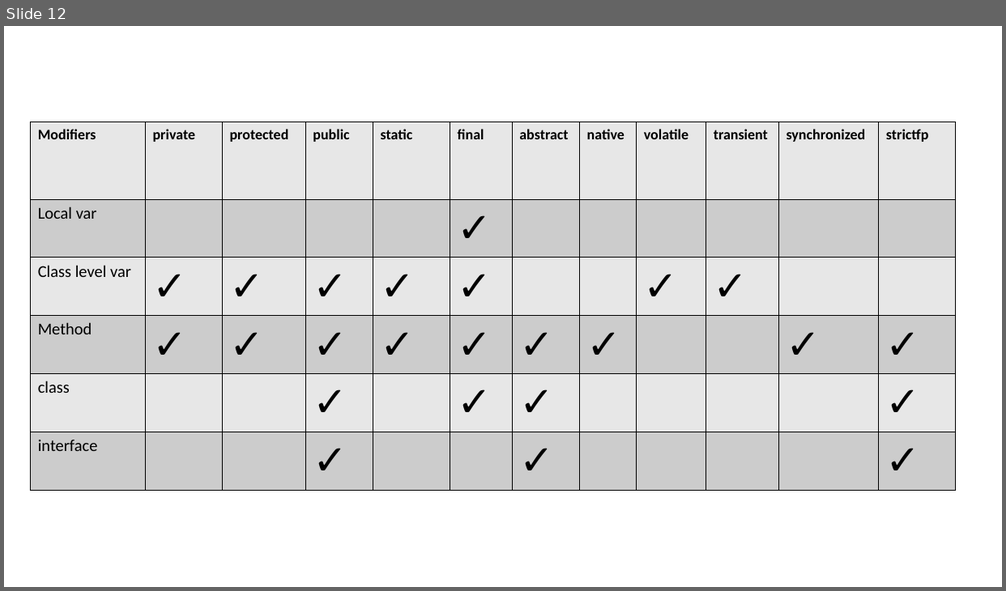
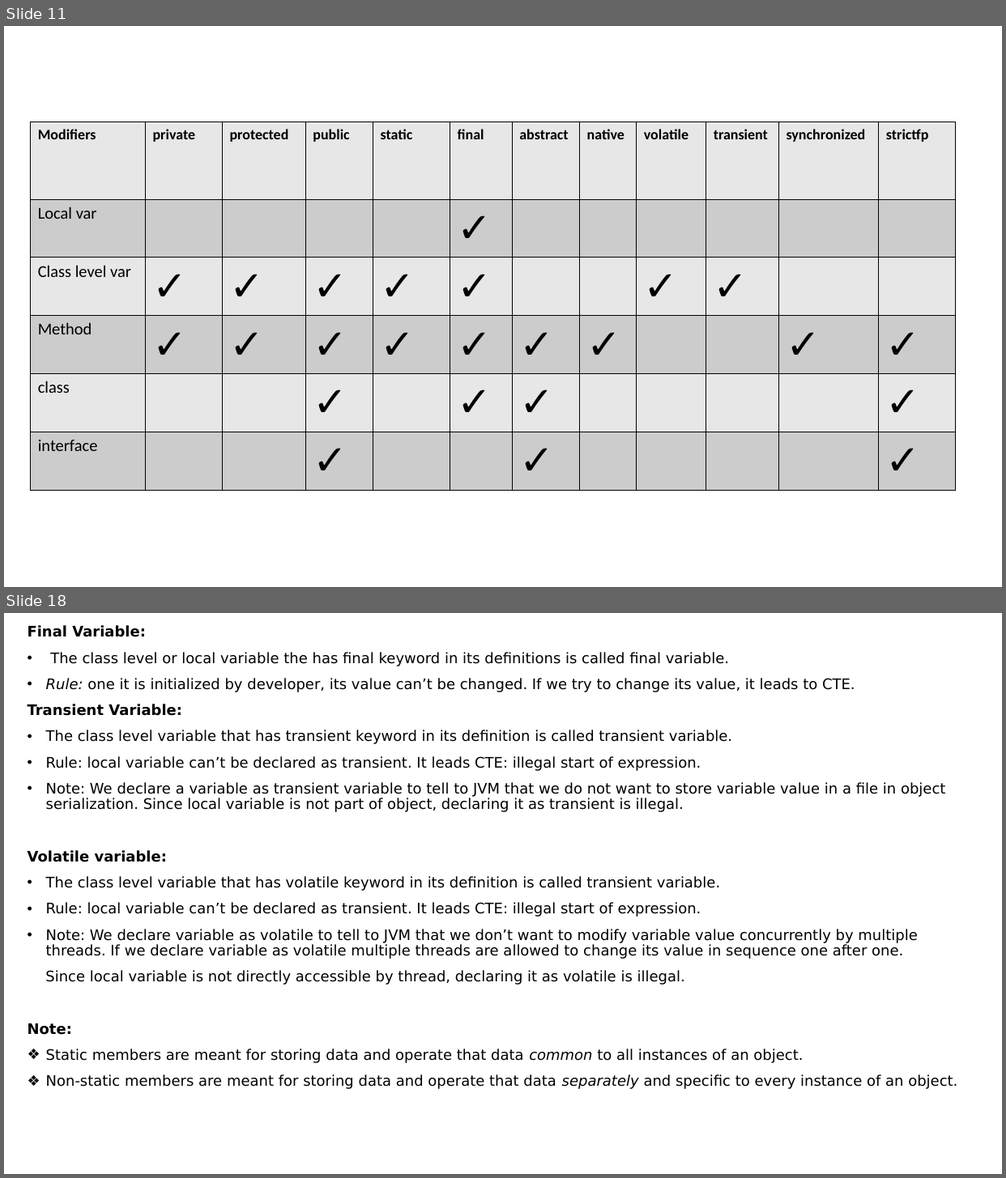
Before and after one commit to indrajeetydv/FSWDT, a slide deck: CoreJavaNotes.pptx. Shown one above the other, each under a label of ours: slide 12 before the commit, slides 11 and 18 after it; the slides between them are not shown. The pictures are 1006x591 and 1006x1178 pixels, drawn with LibreOffice and Linux fonts; fonts in the diff are those of the drawing. Boxes give left, top, right and bottom in pixels: in the first picture for what was removed or moved away, otherwise in the second. Text is boxed around its words. In the diff, an @@ line names an element or a change of style, - is before the commit and + after.

Commit message:
Varaibles and types of variables

```diff
--- a/CoreJavaNotes.pptx
+++ b/CoreJavaNotes.pptx
@@ slide 18 added at (4,613,1002,1174), background #FFFFFF @@
@@ text added at (27,625,957,1089), 14 pt, text #000000 @@
+Final Variable:
+• The class level or local variable the has final keyword in its definitions is called final variable.
+• Rule: one it is initialized by developer, its value can’t be changed. If we try to change its value, it leads to CTE.
+Transient Variable:
+• The class level variable that has transient keyword in its definition is called transient variable.
+• Rule: local variable can’t be declared as transient. It leads CTE: illegal start of expression.
+• Note: We declare a variable as transient variable to tell to JVM that we do not want to store variable value in a file in object serialization. Since local variable is not part of object, declaring it as transient is illegal.
+Volatile variable:
+• The class level variable that has volatile keyword in its definition is called transient variable.
+• Rule: local variable can’t be declared as transient. It leads CTE: illegal start of expression.
+• Note: We declare variable as volatile to tell to JVM that we don’t want to modify variable value concurrently by multiple threads. If we declare variable as volatile multiple threads are allowed to change its value in sequence one after one.
+Since local variable is not directly accessible by thread, declaring it as volatile is illegal.
+Note:
+❖ Static members are meant for storing data and operate that data common to all instances of an object.
+❖ Non-static members are meant for storing data and operate that data separately and specific to every instance of an object.
@@ what was slide 12 is now slide 11 @@
```
Also in this commit, not shown: 1 slide changed, 6 other slides added.
